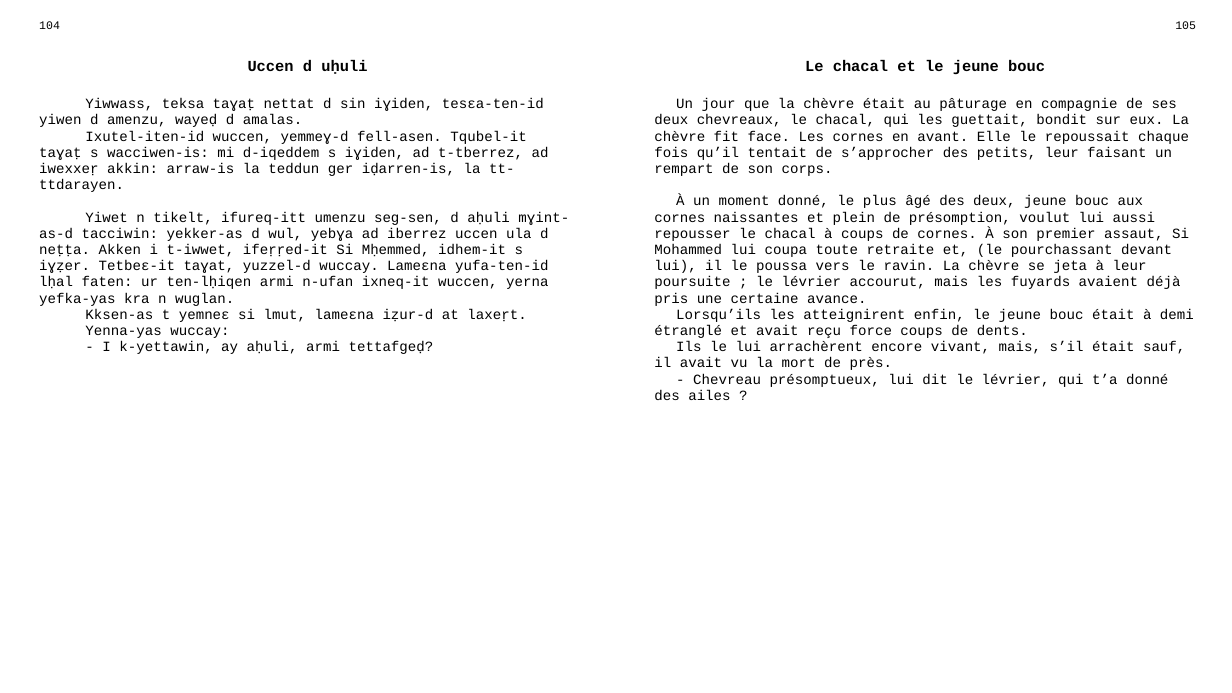
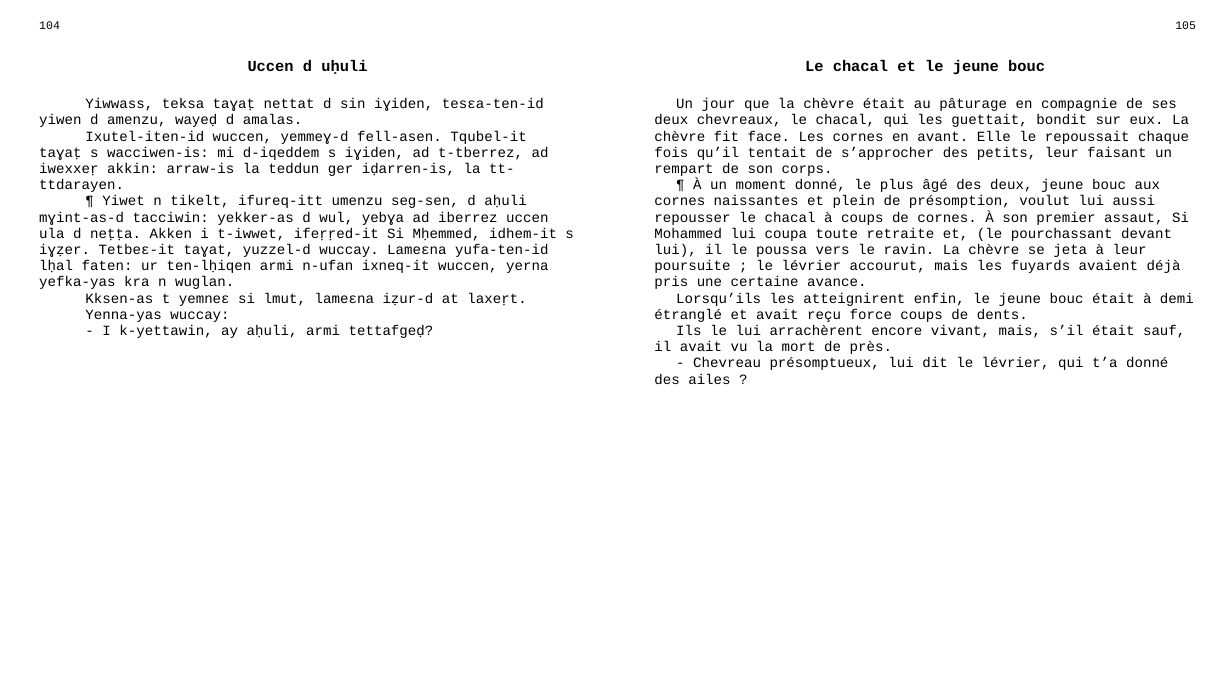
Before and after one commit to sferhah/tamacahut_n_wuccen, a slide deck: slide 42 of Uccen.ConsoleApp/uccen.pptx (slide 38 before the commit). Drawn at 1232x693 pixels with LibreOffice and Linux fonts; fonts in the diff are those of the drawing. Boxes give left, top, right and bottom in pixels: in the first picture for what was removed or moved away, otherwise in the second. Text is boxed around its words. In the diff, an @@ line names an element or a change of style, - is before the commit and + after.

```diff
--- a/Uccen.ConsoleApp/uccen.pptx
+++ b/Uccen.ConsoleApp/uccen.pptx
@@ table at [30,15,1205,668] @@
-row 3, column 1: Yiwwass, teksa taɣaṭ nettat d sin iɣiden, tesɛa-ten-id yiwen d amenzu, wayeḍ d amalas. / Ixutel-iten-id wuccen, yemmeɣ-d fell-asen. Tqubel-it taɣaṭ s wacciwen-is: mi d-iqeddem s iɣiden, ad t-tberrez, ad iwexxeṛ akkin: arraw-is la teddun ger iḍarren-is, la tt-ttdarayen. / Yiwet n tikelt, ifureq-itt umenzu seg-sen, d aḥuli mɣint-as-d tacciwin: yekker-as d wul, yebɣa ad iberrez uccen ula d neṭṭa. Akken i t-iwwet, ifeṛṛed-it Si Mḥemmed, idhem-it s iɣẓer. Tetbeɛ-it taɣat, yuzzel-d wuccay. Lameɛna yufa-ten-id lḥal faten: ur ten-lḥiqen armi n-ufan ixneq-it wuccen, yerna yefka-yas kra n wuglan. / Kksen-as t yemneɛ si lmut, lameɛna iẓur-d at laxeṛt. / Yenna-yas wuccay: / - I k-yettawin, ay aḥuli, armi tettafgeḍ?
+row 3, column 1: Yiwwass, teksa taɣaṭ nettat d sin iɣiden, tesɛa-ten-id yiwen d amenzu, wayeḍ d amalas. / Ixutel-iten-id wuccen, yemmeɣ-d fell-asen. Tqubel-it taɣaṭ s wacciwen-is: mi d-iqeddem s iɣiden, ad t-tberrez, ad iwexxeṛ akkin: arraw-is la teddun ger iḍarren-is, la tt-ttdarayen. / ¶ Yiwet n tikelt, ifureq-itt umenzu seg-sen, d aḥuli mɣint-as-d tacciwin: yekker-as d wul, yebɣa ad iberrez uccen ula d neṭṭa. Akken i t-iwwet, ifeṛṛed-it Si Mḥemmed, idhem-it s iɣẓer. Tetbeɛ-it taɣat, yuzzel-d wuccay. Lameɛna yufa-ten-id lḥal faten: ur ten-lḥiqen armi n-ufan ixneq-it wuccen, yerna yefka-yas kra n wuglan. / Kksen-as t yemneɛ si lmut, lameɛna iẓur-d at laxeṛt. / Yenna-yas wuccay: / - I k-yettawin, ay aḥuli, armi tettafgeḍ?
-row 3, column 3: Un jour que la chèvre était au pâturage en compagnie de ses deux chevreaux, le chacal, qui les guettait, bondit sur eux. La chèvre fit face. Les cornes en avant. Elle le repoussait chaque fois qu’il tentait de s’approcher des petits, leur faisant un rempart de son corps. / À un moment donné, le plus âgé des deux, jeune bouc aux cornes naissantes et plein de présomption, voulut lui aussi repousser le chacal à coups de cornes. À son premier assaut, Si Mohammed lui coupa toute retraite et, (le pourchassant devant lui), il le poussa vers le ravin. La chèvre se jeta à leur poursuite ; le lévrier accourut, mais les fuyards avaient déjà pris une certaine avance. / Lorsqu’ils les atteignirent enfin, le jeune bouc était à demi étranglé et avait reçu force coups de dents. / Ils le lui arrachèrent encore vivant, mais, s’il était sauf, il avait vu la mort de près. / - Chevreau présomptueux, lui dit le lévrier, qui t’a donné des ailes ?
+row 3, column 3: Un jour que la chèvre était au pâturage en compagnie de ses deux chevreaux, le chacal, qui les guettait, bondit sur eux. La chèvre fit face. Les cornes en avant. Elle le repoussait chaque fois qu’il tentait de s’approcher des petits, leur faisant un rempart de son corps. / ¶ À un moment donné, le plus âgé des deux, jeune bouc aux cornes naissantes et plein de présomption, voulut lui aussi repousser le chacal à coups de cornes. À son premier assaut, Si Mohammed lui coupa toute retraite et, (le pourchassant devant lui), il le poussa vers le ravin. La chèvre se jeta à leur poursuite ; le lévrier accourut, mais les fuyards avaient déjà pris une certaine avance. / Lorsqu’ils les atteignirent enfin, le jeune bouc était à demi étranglé et avait reçu force coups de dents. / Ils le lui arrachèrent encore vivant, mais, s’il était sauf, il avait vu la mort de près. / - Chevreau présomptueux, lui dit le lévrier, qui t’a donné des ailes ?
```
Also in this commit, not shown: 6 other slides changed, 4 slides added, 1 other file.
